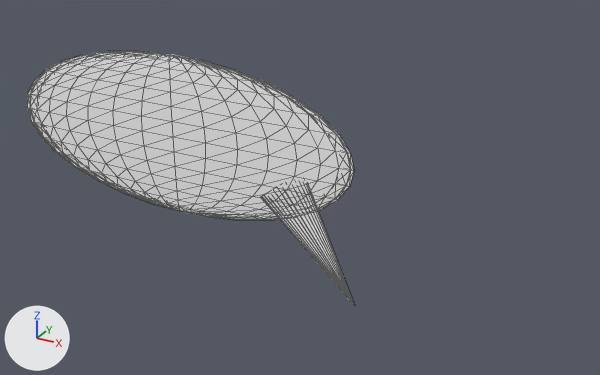
The glTF model frontend/public/assets/bullDiscussion2D.glb as it was, and as the next commit left it.
One viewpoint serves both versions: a camera (50 mm lens) standing at (5.03, -12.53, 7.16) and looking at (-1.18, -1.25, 1.52). The axes (+X, +Y, +Z) are drawn at lower left. The lights are the same throughout. The older version comes first. Mesh edges are drawn as thin lines. Vertices at exactly the same position are counted once.
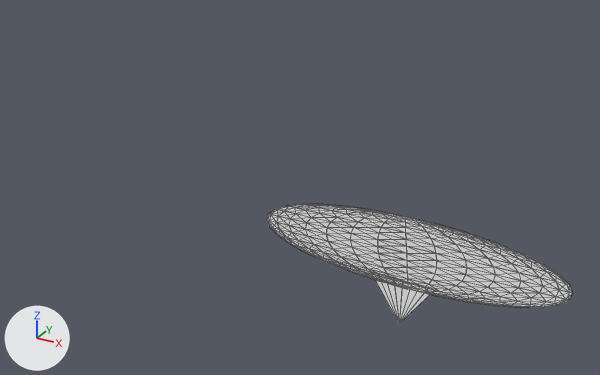
Commit message: bull discusion fix

What differs and where, as boxes (x1, y1, x2, y2) in the pictures (600 x 375 px; the box of a moved part takes in the faces that stretch with it):
'Cone', reshaped, moved, turned, rescaled
    before: (27, 51, 355, 305)
    after: (267, 204, 573, 324)
part 1 of me_cone, moved or reshaped
    before: (27, 51, 354, 221)
    after: (267, 204, 573, 308)
part 2 of me_cone, added
    after: (375, 279, 431, 324)
part 3 of me_cone, deleted
    before: (274, 203, 355, 305)

The change in detail:
me_cone is used by ob_cone; location (-0.06, -2.73, 1.39); rotation (-0.666, 0.0571, 1.571), in degrees (-38, 3.3, 90); scale (-0.00525, -0.458, -1.06).
me_cone had 515 vertices, 1022 faces and spanned x -6.1..35.7, y -8.2..2.9, z -4.5..1.0.
me_cone now has 533 vertices, 1006 faces and spans x -3.9..2.6, y -4.0..4.0, z -3.8..1.0.
me_cone part 1: the loose piece of 482 vertices spanning x -6.1..35.7, y -8.2..2.9, z -4.5..-0.4 is multiplied about its middle by the matrix ((-0.403, 0.63, -4.853), (0.0, -0.475, -0.862), (-0.016, -0.309, 0.794)), then moved by (-15.4, 2.6, 0.2).
me_cone part 2: a new loose piece of 19 vertices spanning x -1.3..0.1, y -1.0..1.0, z -1.0..1.0, in mat_material_001 (white #ffffff).
Part 3, on me_cone:
1 vertex is removed from x 0.0, y 0.0, z 1.0.
32 faces are deleted.
Object 'Cone' (ob_cone) moves from (-0.06, -2.73, 1.39) to (-0.28, 0.0, -0.98).
Object 'Cone' (ob_cone) turns from (-38, 3.3, 90) to (0, -179, 0) degrees about x, y and z.
Object 'Cone' (ob_cone) is rescaled from (-0.00525, -0.458, -1.06) to (0.912, 0.00197, 0.471).
